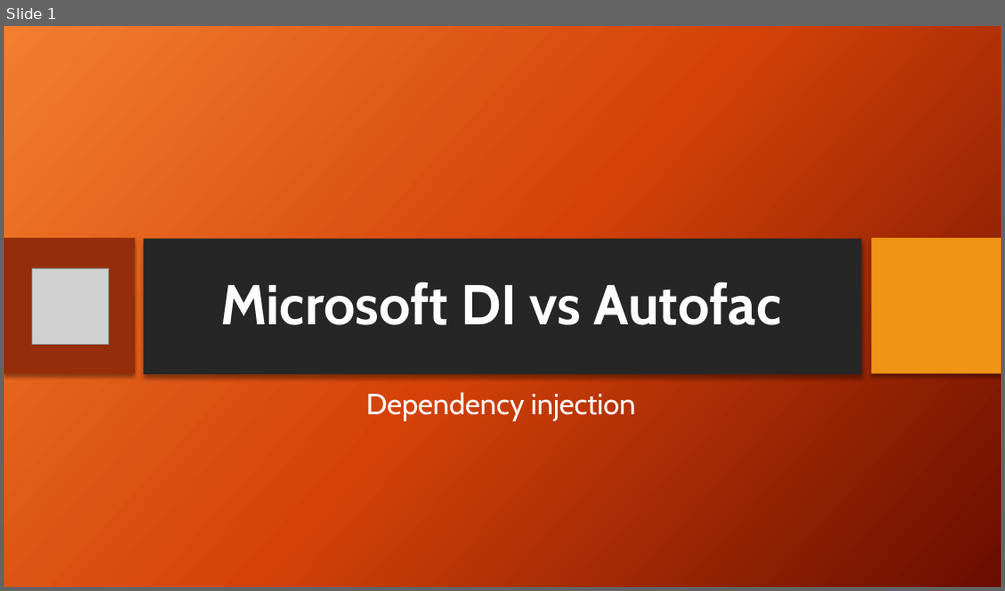
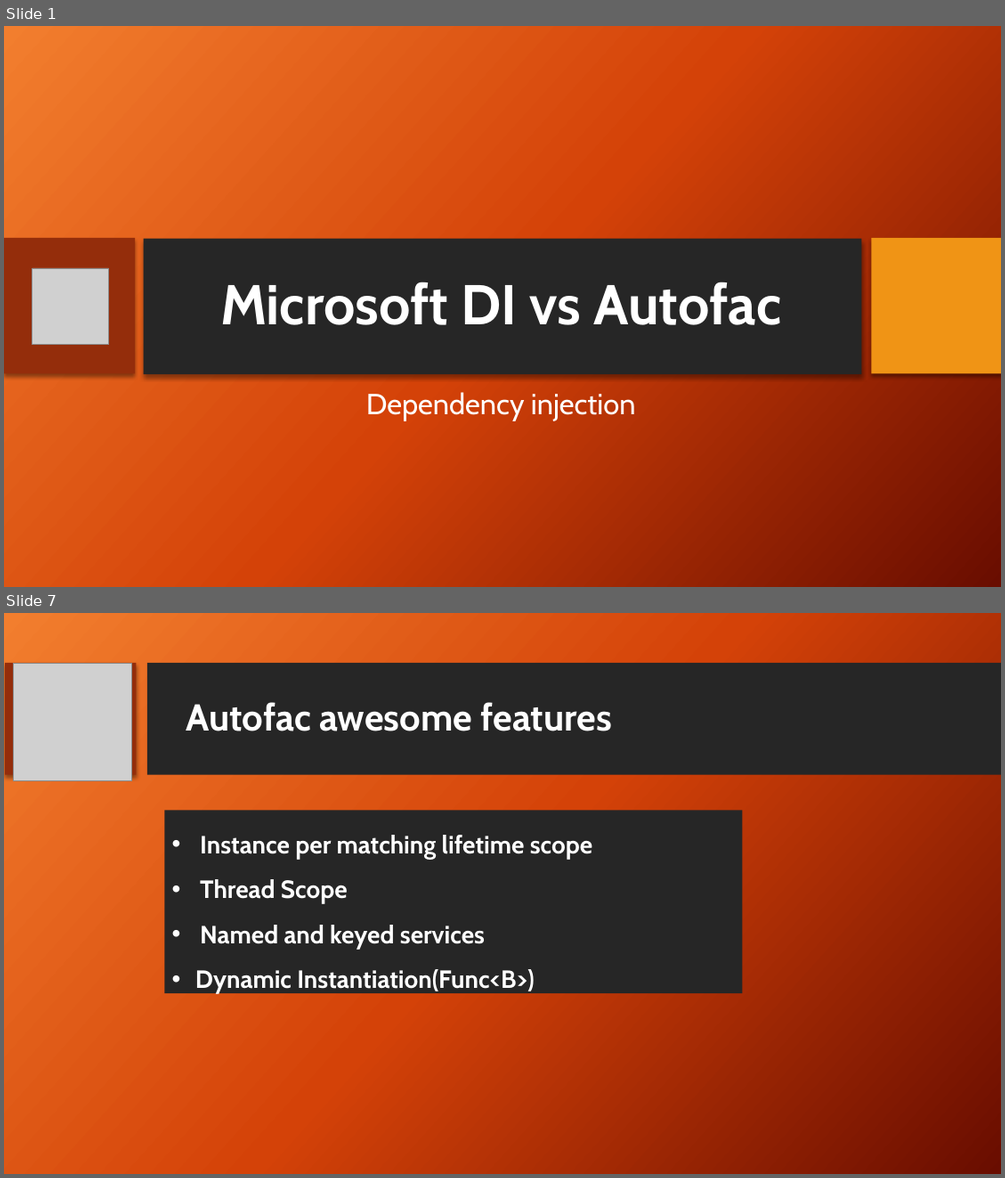
Before and after one commit to mohashan/MicrosoftDI_vs_Autofac, a slide deck: Microsoft DI vs Autofac.pptx. Shown one above the other, each under a label of ours: slide 1 before the commit, slides 1 and 7 after it; the slides between them are not shown. The pictures are 1005x591 and 1005x1178 pixels, drawn with LibreOffice and Linux fonts; fonts in the diff are those of the drawing; grey boxes stand for pictures; background and template pictures are left out. Boxes give left, top, right and bottom in pixels: in the first picture for what was removed or moved away, otherwise in the second. Text is boxed around its words. In the diff, an @@ line names an element or a change of style, - is before the commit and + after.

```diff
--- a/Microsoft DI vs Autofac.pptx
+++ b/Microsoft DI vs Autofac.pptx
@@ slide 7 added at bbox=[4, 613, 1001, 1174], background picture (left out) @@
@@ rectangle added at bbox=[5, 663, 136, 775], fill #942D0B @@
@@ picture added at bbox=[14, 663, 131, 780] @@
@@ rectangle added at bbox=[147, 663, 1001, 775], fill #262626 @@
@@ title added at bbox=[186, 702, 612, 731], 36 pt, text #FFFFFF, bold @@
+Autofac awesome features
@@ rectangle added at bbox=[165, 811, 743, 994], fill #262626, 24 pt, text #FFFFFF, bold @@
+• Instance per matching lifetime scope
+• Thread Scope
+• Named and keyed services
+• Dynamic Instantiation(Func<B>)
```
Also in this commit, not shown: 2 slides changed, 10 other slides added, 10 slides removed, 3 other files.
